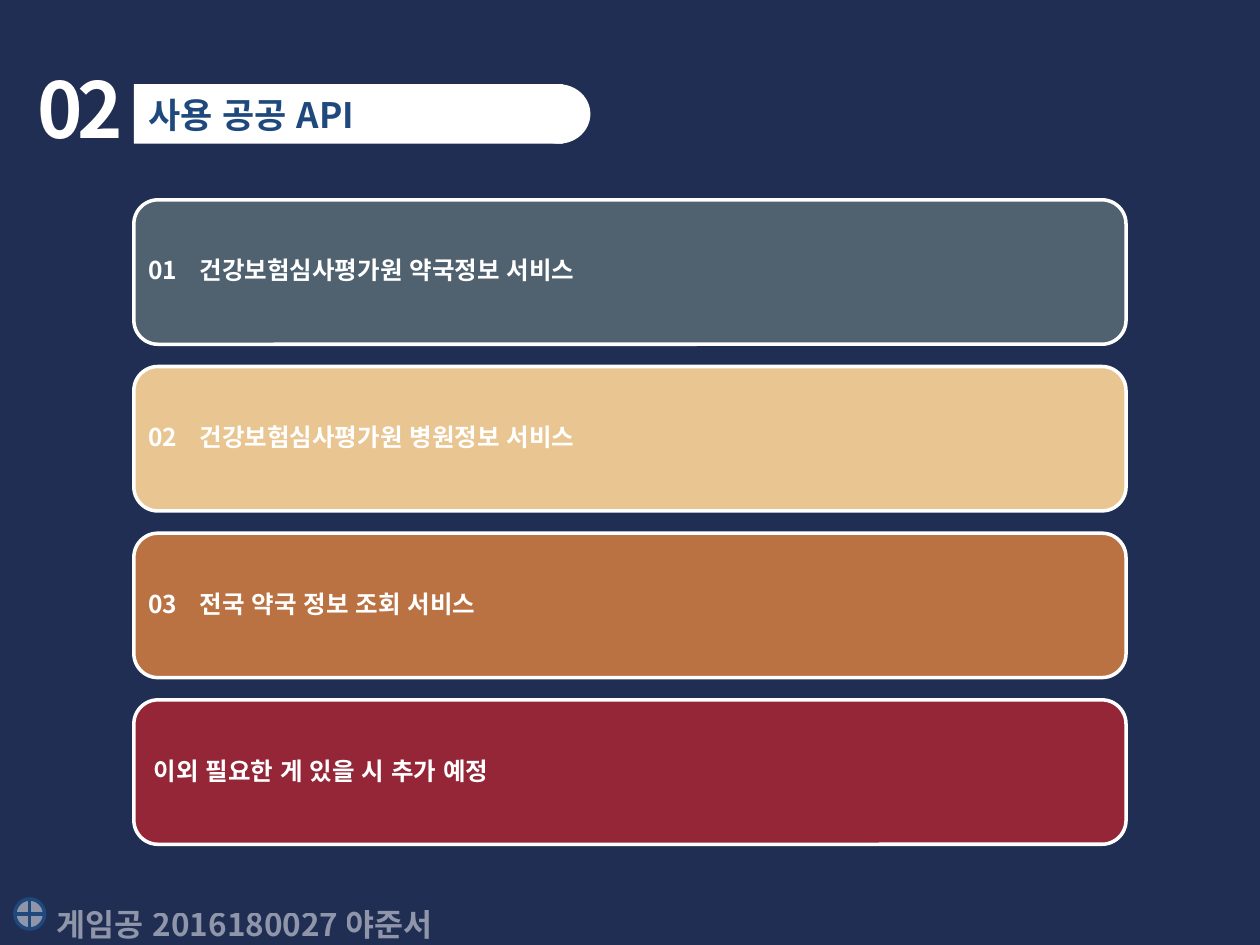
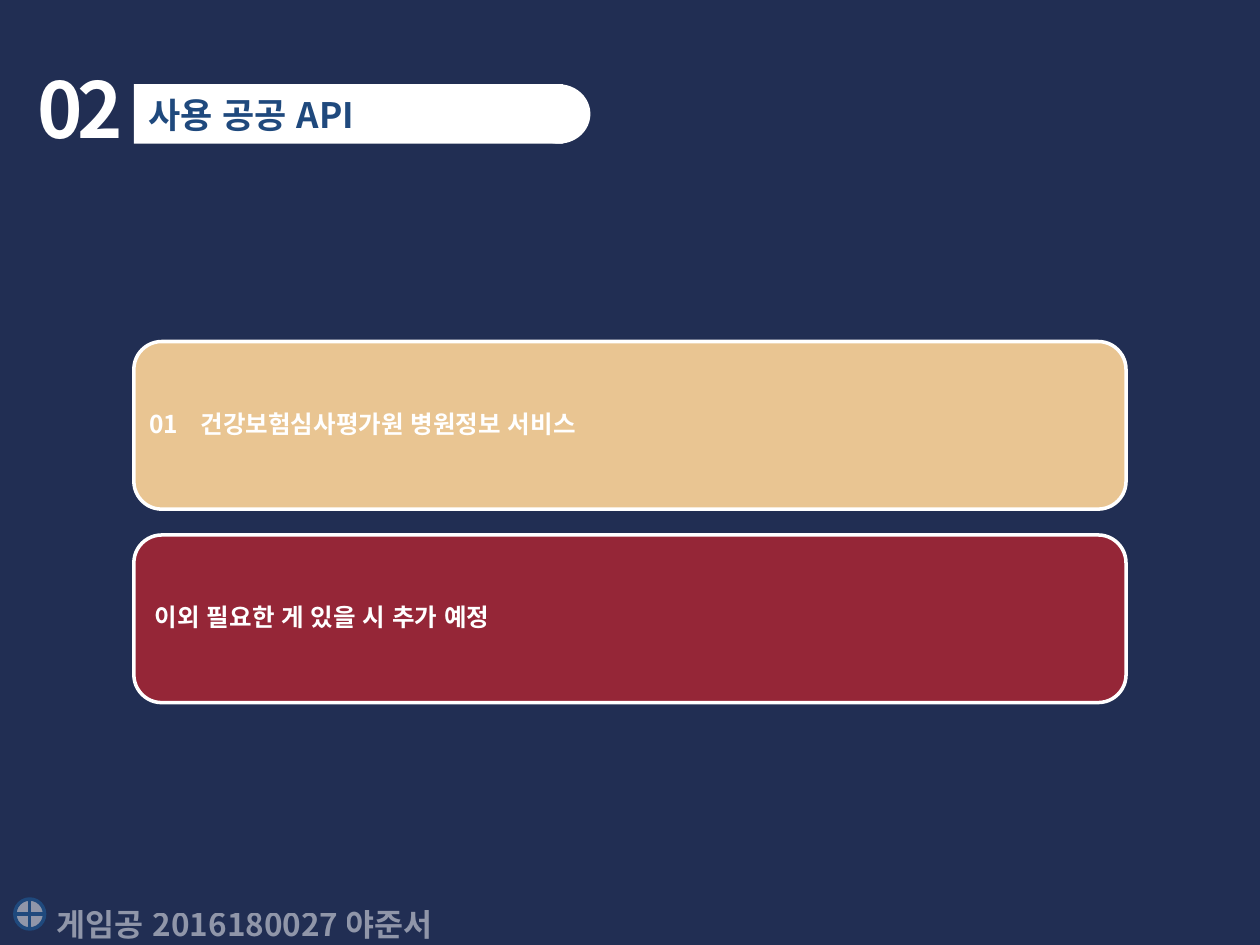
Before and after one commit to yajunseo/script-language-term-project, a slide deck: slide 4 of 발표/텀프로젝트제안서-2016180027야준서.pptx. Drawn at 1260x945 pixels with LibreOffice and Linux fonts; fonts in the diff are those of the drawing. Boxes give left, top, right and bottom in pixels: in the first picture for what was removed or moved away, otherwise in the second. Text is boxed around its words. In the diff, an @@ line names an element or a change of style, - is before the commit and + after.

```diff
--- a/발표/텀프로젝트제안서-2016180027야준서.pptx
+++ b/발표/텀프로젝트제안서-2016180027야준서.pptx
@@ rounded rectangle: place and size @@
-rounded rectangle at bbox=[134, 367, 1125, 512]
+rounded rectangle at bbox=[134, 341, 1125, 509]
@@ text at bbox=[149, 412, 576, 435]: text changed @@
-02 건강보험심사평가원 병원정보 서비스
+01 건강보험심사평가원 병원정보 서비스
@@ rounded rectangle: place and size @@
-rounded rectangle at bbox=[134, 533, 1125, 678]
+rounded rectangle at bbox=[134, 536, 1125, 703]
@@ rounded rectangle at bbox=[134, 536, 1125, 703]: fill #BB7243 to #952637 @@
@@ text "이외 필요한 게 있을 시 ...": place and size @@
-text "이외 필요한 게 있을 시 ..." at bbox=[154, 759, 488, 783]
+text "이외 필요한 게 있을 시 ..." at bbox=[155, 605, 489, 629]
@@ group removed at bbox=[134, 200, 1125, 844]: 2 rounded rectangles, 2 texts @@
-01 건강보험심사평가원 약국정보 서비스
-03 전국 약국 정보 조회 서비스
```
Also in this commit, not shown: 2 other slides changed, 5 other files.
